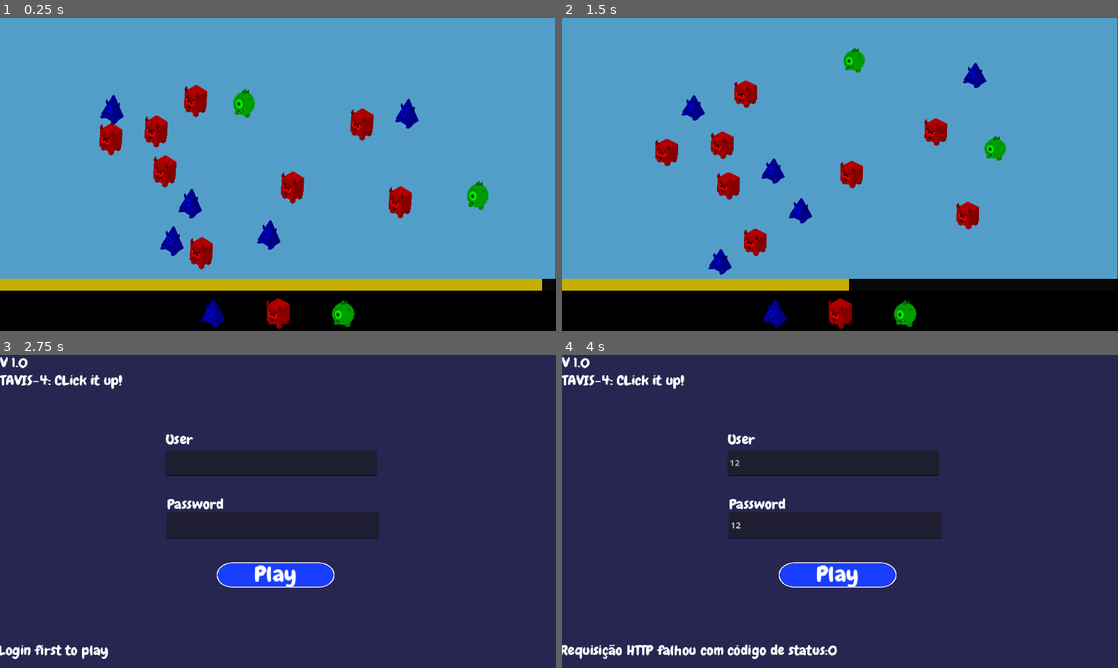
Above: before the commit, frames 1-4 (two rows, left to right).
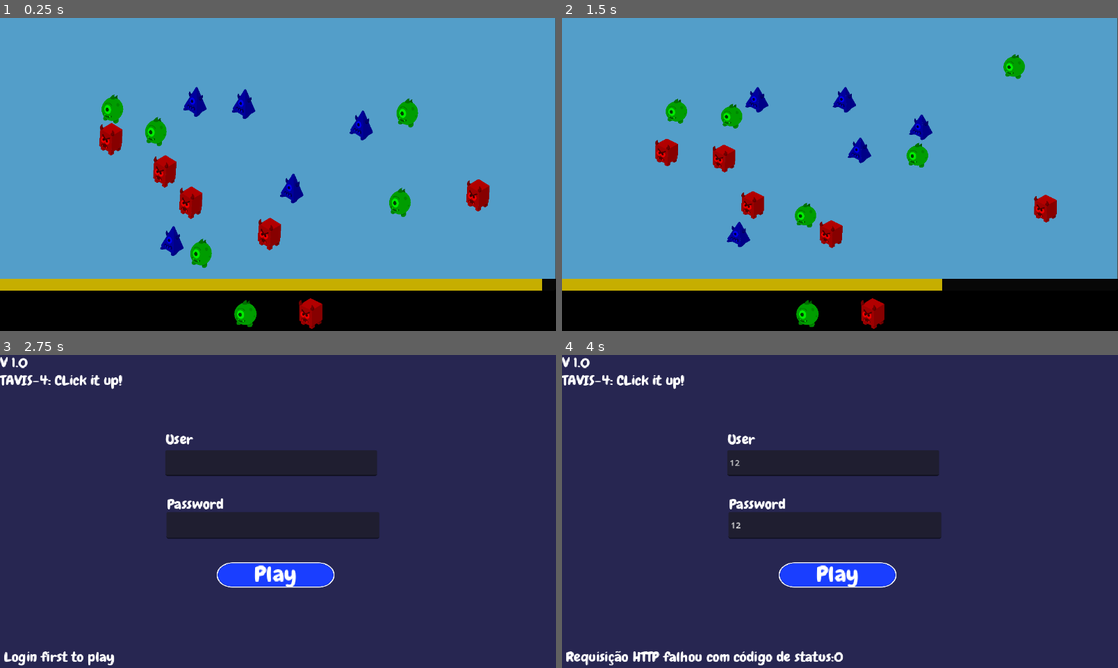
Above: after the commit, the same moments.

Repository: Hunter-Soft/Prototipo-MonstrosSA
Game: Godot game, scene res://Scenes/Level01Test.tscn
The game is run twice, just before and just after one commit, with the same random seed, the same clock (stepped at 60 frames per second) and the same inputs. This scene is started directly instead of the project's main scene.
Inputs (mouse positions are in pixels of both pictures, inside the frame that each line leads up to):
- Up to frame 1 (0.25 s): no input
- Up to frame 2 (1.5 s): tap Enter (ui_accept) at 0.5 s; drag from (673, 140) to (962, 202) at 0.52 s; drag from (967, 212) to (667, 149) at 1.27 s
- Up to frame 3 (2.75 s): move the mouse to (433, 486) at 2.02 s; tap Tab (login) at 2.1 s; click (433, 486) at 2.17 s
- Up to frame 4 (4 s): click (834, 464) at 2.77 s; type "12" at 2.85 s; click (834, 524) at 3 s; type "12" at 3.08 s; click "ENTER" at 3.5 s

The runs differ from the first frame. In frame 1, 5.3% of the frame differs, in the area x 18-89%, y 21-100%; in frame 2, 8.2%, in the area x 18-89%, y 9-100%; in frame 3, 0.7%; in frame 4, 1.8%.

Commit message:
Available concluido(espero), musica pro game over e aumento de pedidos

Diff:
--- a/tavis_4_project/Objects/Prefabs/orderManager.gd
+++ b/tavis_4_project/Objects/Prefabs/orderManager.gd
@@ -8,7 +8,7 @@
 @export var monster_sprites: Array[SpriteFrames]
 @export var transparent_clicked_monsters: bool = true
 
-@export var order_size := 3
+@export var order_size := 2
 @export var order_list: Array = []
 @export var offset := Vector2(150, 0)
 
@@ -31,26 +31,24 @@
 
 func randomizeOrder() -> void:
 	order_list.clear()
-
-	var valid_types := []
-
-	for monster_type in game_manager.monster_type_list.keys():
-		if game_manager.monster_type_list[monster_type] > 0:
-			valid_types.append(monster_type)
-
-	if valid_types.is_empty():
+	var available := []
+	for type in game_manager.monster_type_list.keys():
+		for i in range(game_manager.monster_type_list[type]):
+			available.append(type)
+	if available.is_empty():
 		print("No monsters available.")
 		return
 
-	#order_size = clamp(order_size,1, game_manager.)
+	available.shuffle()
 
 	for i in range(order_size):
-		var chosen_type = valid_types.pick_random()
-		#valid_types.erase(chosen_type)
-		order_list.append(chosen_type)
+		if available.is_empty():
+			break
+		order_list.append(available.pop_back())
 
 	print("Generated order:")
 	print(order_list)
+	spawner_component.ensure_monsters_for_order(order_list)
 	createOrderFlags()
 
 func createOrderFlags() -> void:
--- a/tavis_4_project/Scenes/Level01Test.tscn
+++ b/tavis_4_project/Scenes/Level01Test.tscn
@@ -5,6 +5,7 @@
 [ext_resource type="Script" uid="uid://ds4tvie5tgdp7" path="res://Scenes/draggingManager.gd" id="1_klblu"]
 [ext_resource type="AudioStream" uid="uid://dr0md2h5d27nm" path="res://Musics/BGM.mp3" id="2_aiu3w"]
 [ext_resource type="AudioStream" uid="uid://dd4squjgu7nmi" path="res://Sounds/click.wav" id="3_aiu3w"]
+[ext_resource type="AudioStream" uid="uid://yrgo6h834afp" path="res://Musics/gameover.mp3" id="3_ycsbx"]
 [ext_resource type="AudioStream" uid="uid://bo4chnpy5c480" path="res://Sounds/correct.wav" id="4_iq8n3"]
 [ext_resource type="AudioStream" uid="uid://dukfu08fssksf" path="res://Sounds/error.wav" id="5_7jxfu"]
 [ext_resource type="PackedScene" uid="uid://bqsufogqoftxd" path="res://Objects/Prefabs/orderManager.tscn" id="6_5ad2a"]
@@ -35,6 +36,10 @@
 [node name="Music" type="AudioStreamPlayer" parent="." unique_id=752756537]
 stream = ExtResource("2_aiu3w")
 autoplay = true
+
+[node name="GameOver" type="AudioStreamPlayer" parent="." unique_id=203717016]
+stream = ExtResource("3_ycsbx")
+volume_db = 5.0
 
 [node name="ClickSound" type="AudioStreamPlayer" parent="." unique_id=2019451974]
 stream = ExtResource("3_aiu3w")
--- a/tavis_4_project/Scenes/gameManager.gd
+++ b/tavis_4_project/Scenes/gameManager.gd
@@ -16,23 +16,24 @@
 
 @export var time_regen: float = 10
 
+var current_phase := 1
+
 # Called when the node enters the scene tree for the first time.
 func _ready() -> void:
 	ServerData.in_game = true
 
 	spawner_component.connect("monster_type_list_changed", func(type_list):
 		monster_type_list = type_list
-
 		print("Monstros disponíveis:", monster_type_list)
-
-		monster_data_ready.emit()
 	)
 
 	order_manager.connect("completed_order", func():
 		complete_sound.play()
+		current_phase += 1
+		updateDifficulty()
 		await get_tree().process_frame
 		spawner_component.checkTypeNumber()
-		spawner_component.ensure_monsters_for_next_order()
+		spawner_component.ensure_monsters_for_order(order_manager.order_list)
 		spawner_component.rerollSpawnAmount(order_manager.order_size)
 		life_timer.regainTime(time_regen)
 	)
@@ -47,6 +48,16 @@
 	#delivery_area.just_unslotted.connect(delivery_area.removeMonsterAttributes)
 	pass
 
+func updateDifficulty() -> void:
+	if current_phase < 5:
+		order_manager.order_size = 2
+
+	elif current_phase < 10:
+		order_manager.order_size = 3
+
+	else:
+		order_manager.order_size = 4
+
 func gameOver() -> void:
 	ServerData.in_game = false
 	get_tree().change_scene_to_file("res://brain_pack/send_data/data_manager.tscn")
--- a/tavis_4_project/Scripts/timer.gd
+++ b/tavis_4_project/Scripts/timer.gd
@@ -6,6 +6,9 @@
 
 @export var max_time := 30.0
 @export var damage_per_tick: int = 1
+@export var game_over_called := false
+@onready var main_music: AudioStreamPlayer = $"../Music"
+@onready var game_over: AudioStreamPlayer = $"../GameOver"
 
 
 var current_time := 30.0:
@@ -14,16 +17,22 @@
 
 
 func _process(delta):
+	if game_over_called:
+		return
+
 	current_time -= delta * damage_per_tick
 
 	if current_time <= 0:
 		current_time = 0
+		game_over_called = true
 		time_up()
 
 	time_bar.value = (current_time / max_time) * 100
 
 func time_up():
+	game_over.play()
 	ServerData.in_game = false
+	main_music.stop()
 	$"../Game_Over".visible = true
 	#print("Acabou o tempo")
 	pass
--- a/tavis_4_project/brain_pack/login_scene/login_scene.tscn
+++ b/tavis_4_project/brain_pack/login_scene/login_scene.tscn
@@ -317,10 +317,10 @@
 texture = ExtResource("3_n826n")
 
 [node name="Label" parent="." unique_id=863685837 instance=ExtResource("4_cj10y")]
-offset_left = -4.011032
-offset_top = 601.8265
-offset_right = 353.98895
-offset_bottom = 666.8265
+offset_left = 7.0212765
+offset_top = 616.43835
+offset_right = 365.02127
+offset_bottom = 681.43835
 theme_override_fonts/font = SubResource("FontFile_x6jid")
 text = "Login first to play"
 
--- a/tavis_4_project/project.godot
+++ b/tavis_4_project/project.godot
@@ -24,6 +24,7 @@
 
 window/size/viewport_width=1280
 window/size/viewport_height=720
+window/size/mode=2
 window/stretch/mode="viewport"
 
 [global_group]
--- a/tavis_4_project/spawnerComponent.gd
+++ b/tavis_4_project/spawnerComponent.gd
@@ -37,60 +37,18 @@
 	#pass
 
 func chooseMonsters() -> Array[PackedScene]:
-	var monster_to_spawn_list: Array[PackedScene]
+	var result: Array[PackedScene] = []
+	var amount_each := monsters_to_spawn / monster_pool.size()
 
-	#region Criar um dicionário com as chances e os index de cada monstro
-	var indexed = []
+	for i in range(monster_pool.size()):
+		for j in range(amount_each):
+			result.append(monster_pool[i])
+	while result.size() < monsters_to_spawn:
+		result.append(monster_pool.pick_random())
 
-	for i in range(monster_pool_chance.size()):
-		indexed.append({
-			"value": monster_pool_chance[i],
-			"original_index": i
-		})
-	#endregion
-
-	var last_monster := -1
-
-	#region Spawna os monstros quando precisar, no início do jogo spawna 20
-	while monsters_to_spawn > 0:
-
-		var chance_index := -1
-
-		if last_monster != -1:
-			chance_index = last_monster
-			last_monster = -1
-
-		else:
-			#region Cuida da roleta
-			var total_chance = 0
-
-			for i in range(monster_pool.size()):
-				total_chance += monster_pool_chance[i]
-
-			var rng = randf() * total_chance
-
-			var acumulated_chance = 0
-
-			for monster in indexed:
-				acumulated_chance += monster.value
-
-				if rng < acumulated_chance:
-					chance_index = monster.original_index
-
-					if randf() < chance_to_dupe:
-						last_monster = chance_index
-
-					break
-			#endregion
-
-		var current_monster = monster_pool[chance_index]
-
-		monster_to_spawn_list.append(current_monster)
-
-		monsters_to_spawn -= 1
-	#endregion
-
-	return monster_to_spawn_list
+	result.shuffle()
+	monsters_to_spawn = 0
+	return result
 
 func spawnEnemies(monster_to_spawn_list: Array[PackedScene]) -> void:
 	for monster in monster_to_spawn_list:
@@ -104,6 +62,7 @@
 		$"../==MonsterHolder==".add_child(new_monster)
 
 	checkTypeNumber()
+	get_parent().monster_data_ready.emit()
 
 	spawned = true
 	ready_to_spawn = false
@@ -181,12 +140,14 @@
 
 	checkTypeNumber()
 
-func ensure_monsters_for_next_order():
+func ensure_monsters_for_order(order: Array) -> void:
 	checkTypeNumber()
-	var lowest = 99999
-	for value in monster_type_list.values():
-		lowest = min(lowest, value)
+	var needed := {}
+	for type in order:
+		needed[type] = needed.get(type, 0) + 1
 
-	for type in monster_type_list.keys():
-		if monster_type_list[type] == lowest:
+	for type in needed.keys():
+		var available = monster_type_list.get(type, 0)
+		while available < needed[type]:
 			spawn_specific_monster(type)
+			available += 1
Not shown, added: tavis_4_project/Musics/gameover.mp3.import
Not shown, changed: tavis_4_project/brain_pack/send_data/data_manager.tscn
Not shown, added: tavis_4_project/Musics/gameover.mp3
